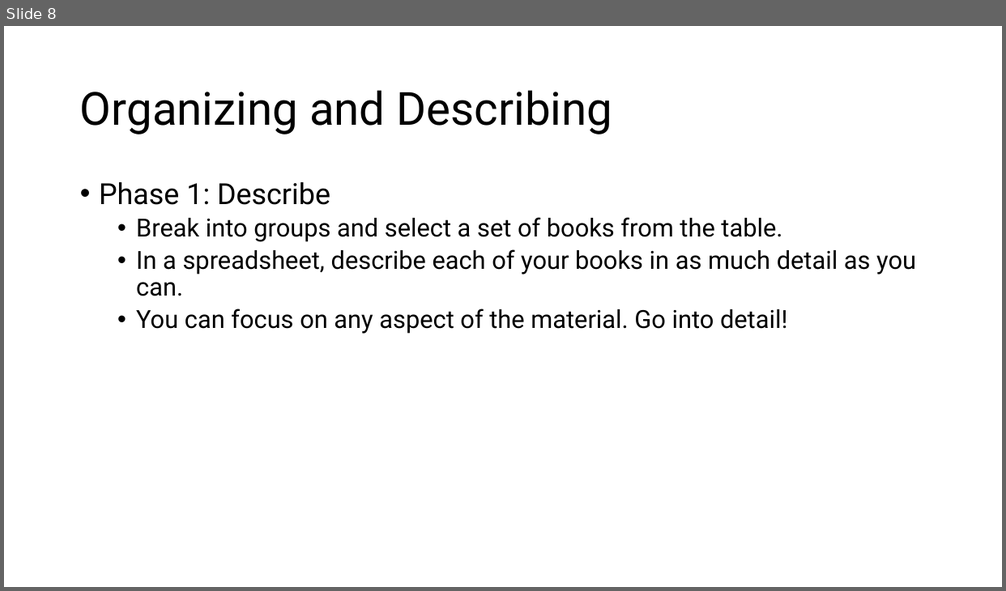
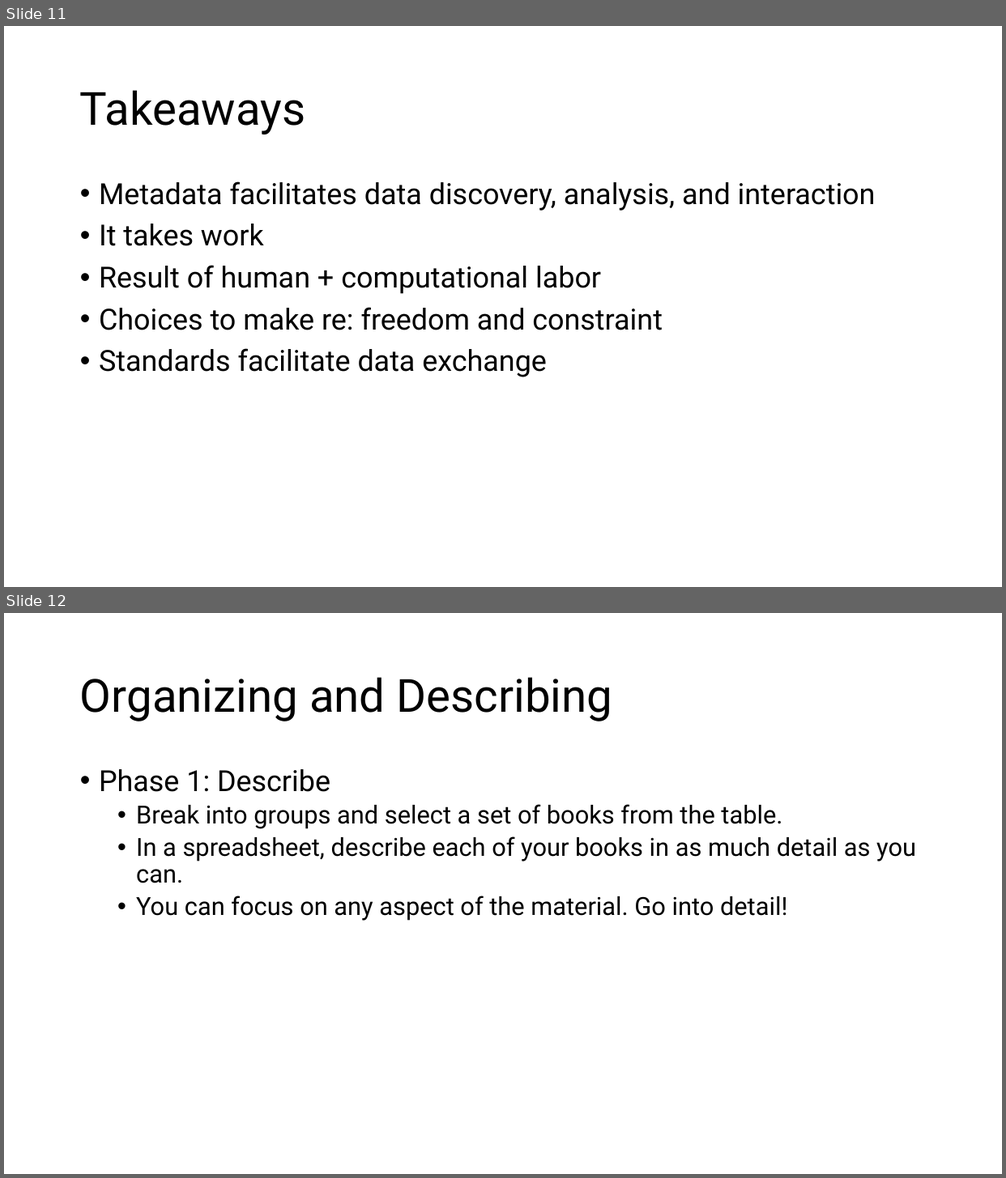
Before and after one commit to walshbr/data-for-the-rest-of-us, a slide deck: resources/week-3/description.pptx. Shown one above the other, each under a label of ours: slide 8 before the commit, slides 11 and 12 after it. The pictures are 1006x591 and 1006x1178 pixels, drawn with LibreOffice and Linux fonts; fonts in the diff are those of the drawing. Boxes give left, top, right and bottom in pixels: in the first picture for what was removed or moved away, otherwise in the second. Text is boxed around its words. In the diff, an @@ line names an element or a change of style, - is before the commit and + after.

```diff
--- a/resources/week-3/description.pptx
+++ b/resources/week-3/description.pptx
@@ slide 11 added at [4, 26, 1002, 587], background #FFFFFF @@
@@ title added at [80, 90, 305, 135], 44 pt, text #000000 @@
+Takeaways
@@ text added at [99, 182, 876, 378], 28 pt, text #000000 @@
+• Metadata facilitates data discovery, analysis, and interaction
+• It takes work
+• Result of human + computational labor
+• Choices to make re: freedom and constraint
+• Standards facilitate data exchange
@@ what was slide 8 is now slide 12 @@
```
Also in this commit, not shown: 5 slides changed, 7 other slides added, 1 slide removed.
